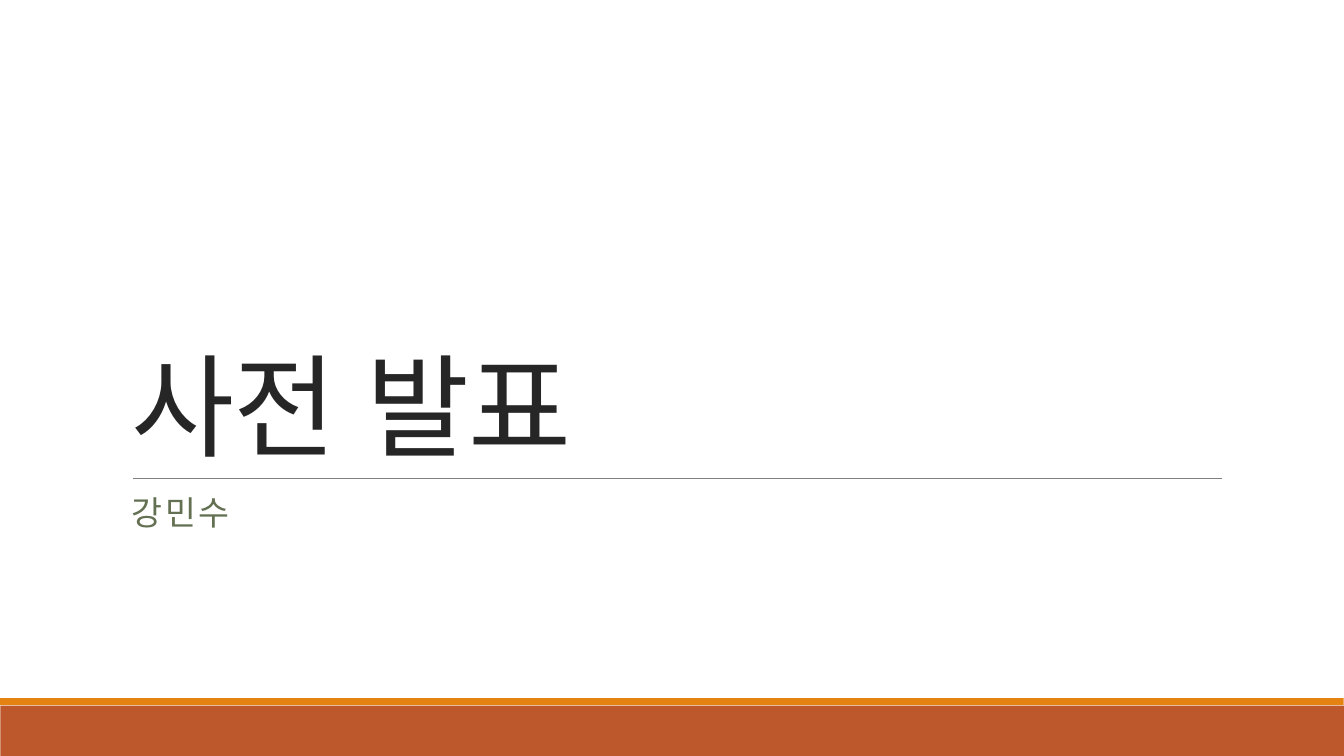
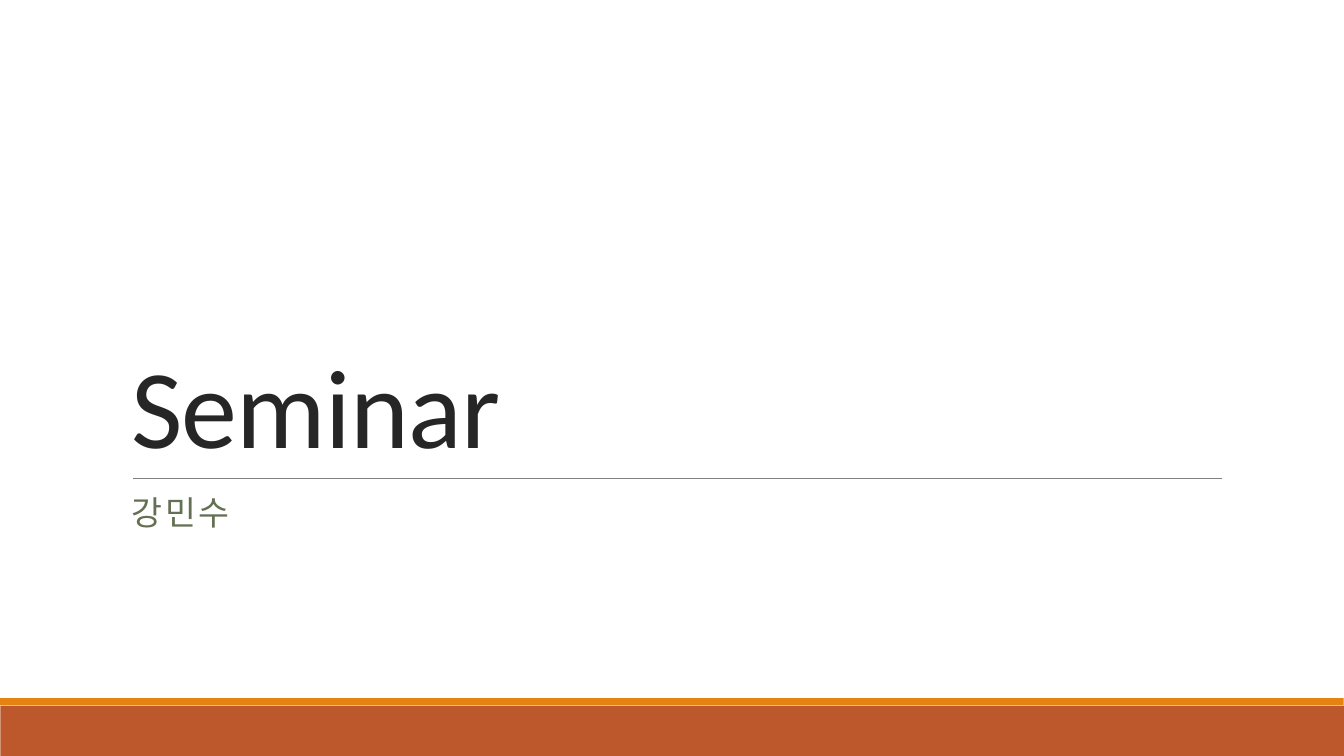
Before and after one commit to 3neutronstar/traffic-optimization_RL, a slide deck: slide 1 of 1st_Seminar(강민수).pptx. Drawn at 1344x756 pixels with LibreOffice and Linux fonts; fonts in the diff are those of the drawing. Boxes give left, top, right and bottom in pixels: in the first picture for what was removed or moved away, otherwise in the second. Text is boxed around its words. In the diff, an @@ line names an element or a change of style, - is before the commit and + after.

```diff
--- a/1st_Seminar(강민수).pptx
+++ b/1st_Seminar(강민수).pptx
@@ title at (131,371,501,449): text changed @@
-사전 발표
+Seminar
```
Also in this commit, not shown: 1 other slide changed, 5 other files.
